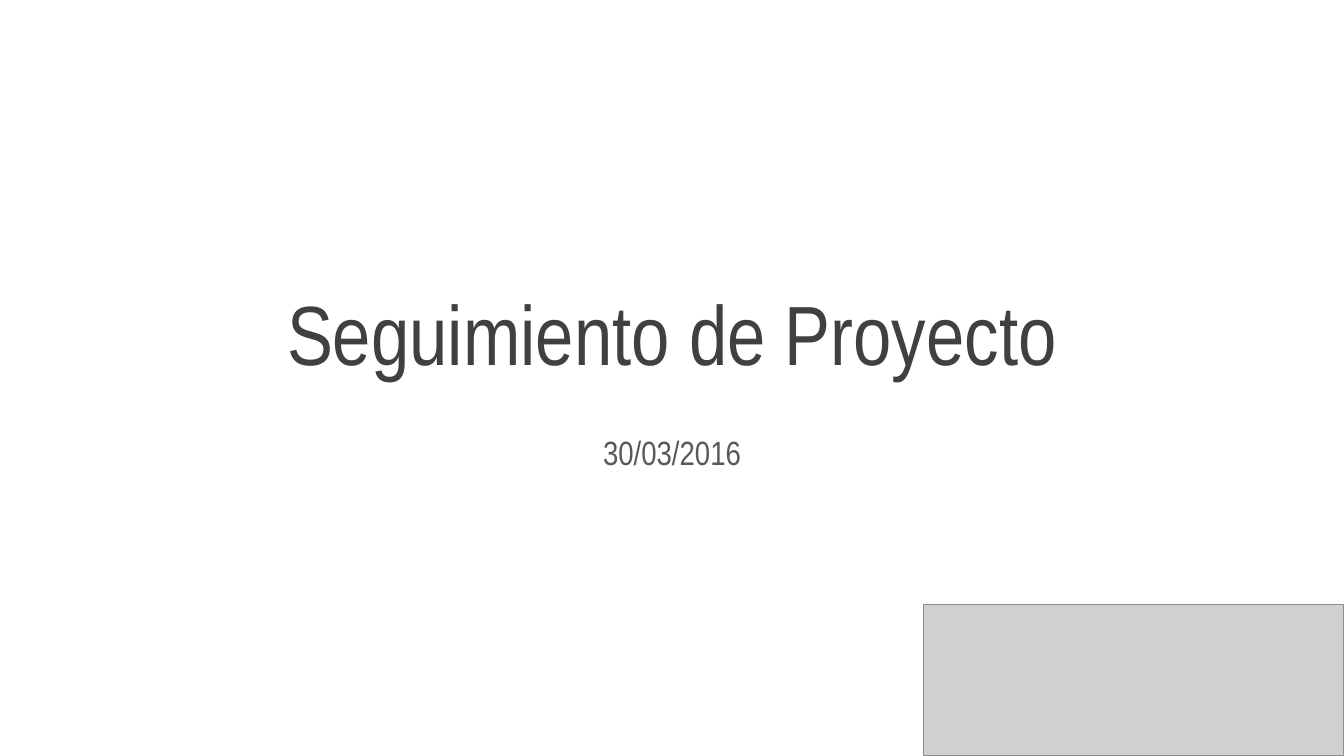
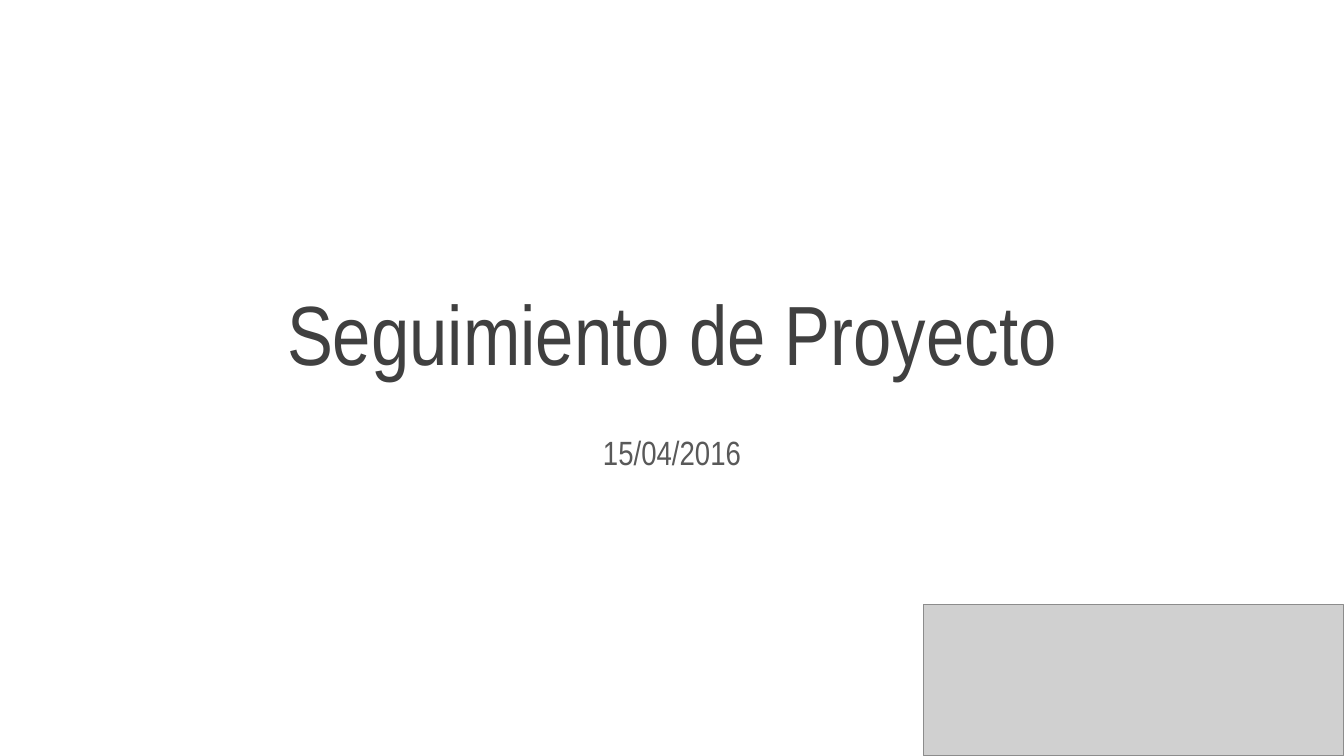
Before and after one commit to jovannyzepeda/Bisoltec, a slide deck: slide 1 of Organizacional/06. Medición y Monitoreo/2016/Bisoltec-ReporteMonitoreo.pptx. Drawn at 1344x756 pixels with LibreOffice and Linux fonts; fonts in the diff are those of the drawing; grey boxes stand for pictures. Boxes give left, top, right and bottom in pixels: in the first picture for what was removed or moved away, otherwise in the second. Text is boxed around its words. In the diff, an @@ line names an element or a change of style, - is before the commit and + after.

```diff
--- a/Organizacional/06. Medición y Monitoreo/2016/Bisoltec-ReporteMonitoreo.pptx
+++ b/Organizacional/06. Medición y Monitoreo/2016/Bisoltec-ReporteMonitoreo.pptx
@@ text at (603,440,741,466): text changed @@
-30/03/2016
+15/04/2016
```
Also in this commit, not shown: 10 other slides changed, 14 slides added, 8 slides removed, 3 other files.
